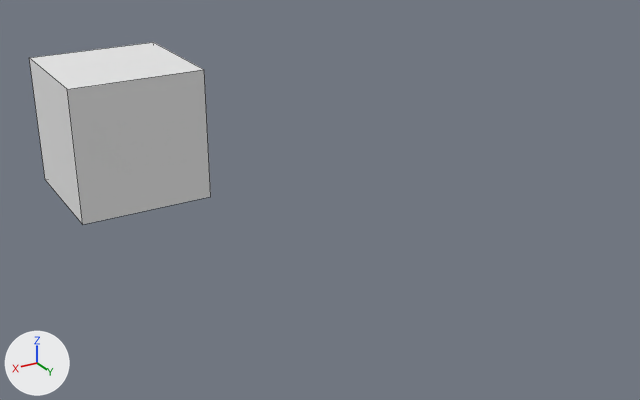
Renders of the Blender file Assets/Graphics/Models/VoxelCubeHard.blend from each side of a commit.
Camera for both pictures: a 50 mm camera at (2.02, 6.33, 2.17) aimed at (-1.05, 1.22, -0.38). The axes (+X, +Y, +Z) are drawn at lower left. The lights are the same throughout. Mesh edges are drawn as thin lines.
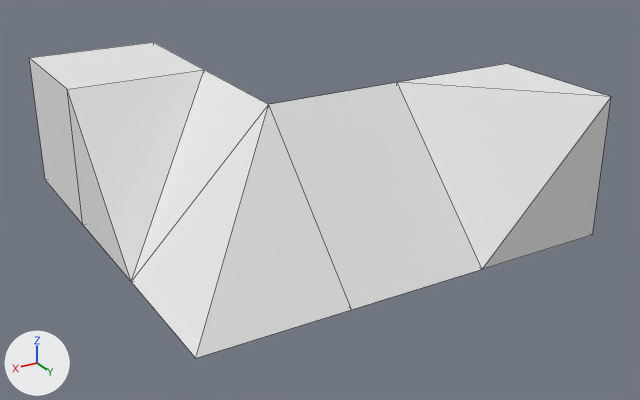
Pixel boxes [x1, y1, x2, y2] of what changed, in the pictures (640 x 400 px):
'Bevel (VOX H)', added: after [397, 64, 611, 269]
'Outer Corner (VOX H)', added: after [132, 105, 352, 358]
'Ramp (VOX H)', added: after [269, 83, 482, 309]
'Inner Corner (VOX H)', added: after [67, 70, 269, 282]
'Cube', unchanged, covered by the edit: before [29, 42, 211, 224]; after [29, 42, 204, 224]

Patch to the scene script:
```diff
--- a/Assets/Graphics/Models/VoxelCubeHard.blend.py
+++ b/Assets/Graphics/Models/VoxelCubeHard.blend.py
@@ me_cube_001 @@
+me_cube_001.from_pydata([(0.5, 0.5, -0.5), (0.5, -0.5, -0.5), (-0.5, -0.5, -0.5), (-0.5, 0.5, -0.5), (0.5, -0.5, 0.5), (-0.5, -0.5, 0.5), (-0.5, 0.5, 0.5)], [], [(0, 1, 2, 3), (4, 0, 5), (6, 5, 0), (1, 4, 5, 2), (2, 5, 6, 3), (3, 6, 0), (0, 4, 1)])
+me_cube_001.materials.append(mat_material)  # white #e7e7e7
@@ me_cube_002 @@
+me_cube_002.from_pydata([(0.5, 0.5, -0.5), (0.5, -0.5, -0.5), (-0.5, -0.5, -0.5), (-0.5, 0.5, -0.5), (-0.5, -0.5, 0.5)], [], [(0, 1, 2, 3), (1, 4, 2), (2, 4, 3), (3, 4, 0), (0, 4, 1)])
+me_cube_002.materials.append(mat_material)  # white #e7e7e7
@@ me_cube_003 @@
+me_cube_003.from_pydata([(0.5, 0.5, -0.5), (0.5, -0.5, -0.5), (-0.5, -0.5, -0.5), (-0.5, 0.5, -0.5), (-0.5, -0.5, 0.5), (0.5, -0.5, 0.5)], [], [(0, 1, 2, 3), (1, 0, 5), (2, 4, 3), (5, 4, 2, 1), (0, 3, 4, 5)])
+me_cube_003.materials.append(mat_material)  # white #e7e7e7
@@ me_cube_004 @@
+me_cube_004.from_pydata([(0.5, -0.5, -0.5), (-0.5, -0.5, -0.5), (-0.5, 0.5, -0.5), (0.5, 0.5, -0.5), (-0.5, 0.5, 0.5), (-0.5, -0.5, 0.5), (0.5, -0.5, 0.5)], [], [(0, 1, 2, 3), (5, 4, 2, 1), (6, 5, 1, 0), (3, 4, 6), (3, 6, 0), (3, 2, 4), (5, 6, 4)])
+me_cube_004.materials.append(mat_material)  # white #e7e7e7
@@ ob_inner_corner__vox_h @@
+ob_inner_corner__vox_h = bpy.data.objects.new('Inner Corner (VOX H)', me_cube_001)
+ob_inner_corner__vox_h.location = (0.0, 1.0, 0.0)
@@ ob_outer_corner__vox_h @@
+ob_outer_corner__vox_h = bpy.data.objects.new('Outer Corner (VOX H)', me_cube_002)
+ob_outer_corner__vox_h.location = (0.0, 2.0, 0.0)
@@ ob_ramp__vox_h @@
+ob_ramp__vox_h = bpy.data.objects.new('Ramp (VOX H)', me_cube_003)
+ob_ramp__vox_h.location = (-1.0, 2.0, 0.0)
@@ ob_bevel__vox_h @@
+ob_bevel__vox_h = bpy.data.objects.new('Bevel (VOX H)', me_cube_004)
+ob_bevel__vox_h.location = (-2.0, 2.0, 0.0)
```
